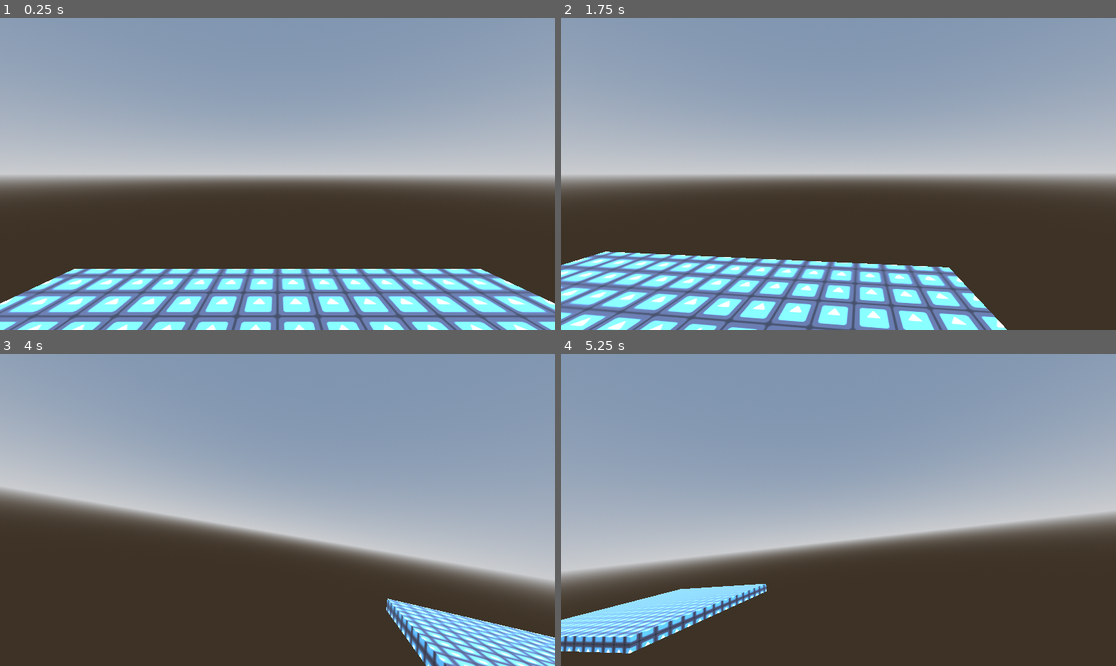
Above: before the commit, frames 1-4 (two rows, left to right).
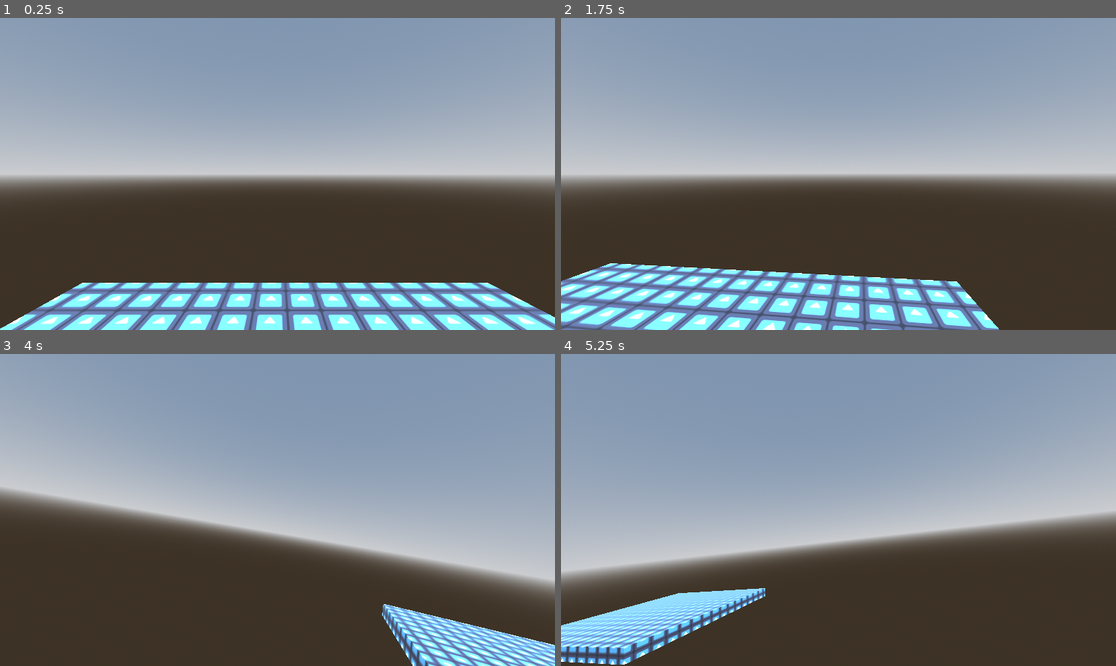
Above: after the commit, the same moments.

Repository: YuraStebel/CosmosGodotProject
Game: Godot game, scene res://wrld.tscn
Same seed, same stepped clock (60 frames per second), same inputs: the game is played once before the commit and once after it. The engine's default icon, where the game draws it, is replaced by a stand-in: a white triangle on a blue panel in a dark square.
Inputs (mouse positions are in pixels of both pictures, inside the frame that each line leads up to):
- Up to frame 1 (0.25 s): no input
- Up to frame 2 (1.75 s): tap Enter (ui_accept) at 0.5, 0.77, 1.52 s; move the mouse to (866, 174) at 0.52 s; hold E (lean_righ) 0.53-1.28 s; hold W (forward) from 0.53 s (still down); move the mouse to (810, 174) at 1.27 s; tap D (righ) at 1.35 s
- Up to frame 3 (4 s): keep holding W (forward); move the mouse to (288, 503) at 2.02 s; hold E (lean_righ) 2.03-2.78 s; move the mouse to (271, 516) at 2.77 s; tap D (righ) at 2.85 s; tap Enter (ui_accept) at 3.02, 3.77 s; move the mouse to (316, 513) at 3.52 s; hold E (lean_righ) from 3.53 s (still down)
- Up to frame 4 (5.25 s): keep holding W (forward); move the mouse to (794, 506) at 4.27 s; release E (lean_righ) at 4.28 s; tap D (righ) at 4.35 s; tap Enter (ui_accept) at 4.52 s; move the mouse to (844, 510) at 5.02 s; hold E (lean_righ) from 5.03 s (still down)

The runs differ from the first frame. In frame 1, 14% of the frame differs, in the area x 0-100%, y 80-100%; in frame 2, 13%; in frame 3, 3.6%; in frame 4, 3.8%.

Commit message:
added super imortant blalbalbla

Diff:
--- a/wrld.tscn
+++ b/wrld.tscn
@@ -49,7 +49,7 @@
 shape = SubResource("BoxShape3D_y4bj2")
 
 [node name="Player" type="Node3D" parent="."]
-transform = Transform3D(1, 0, 0, 0, 1, 0, 0, 0, 1, 0, 4, 0)
+transform = Transform3D(1, 0, 0, 0, 1, 0, 0, 0, 1, -0.286957, 4.52222, 0)
 
 [node name="CameraHolder" type="Node3D" parent="Player"]
 script = ExtResource("2_qrxvw")
